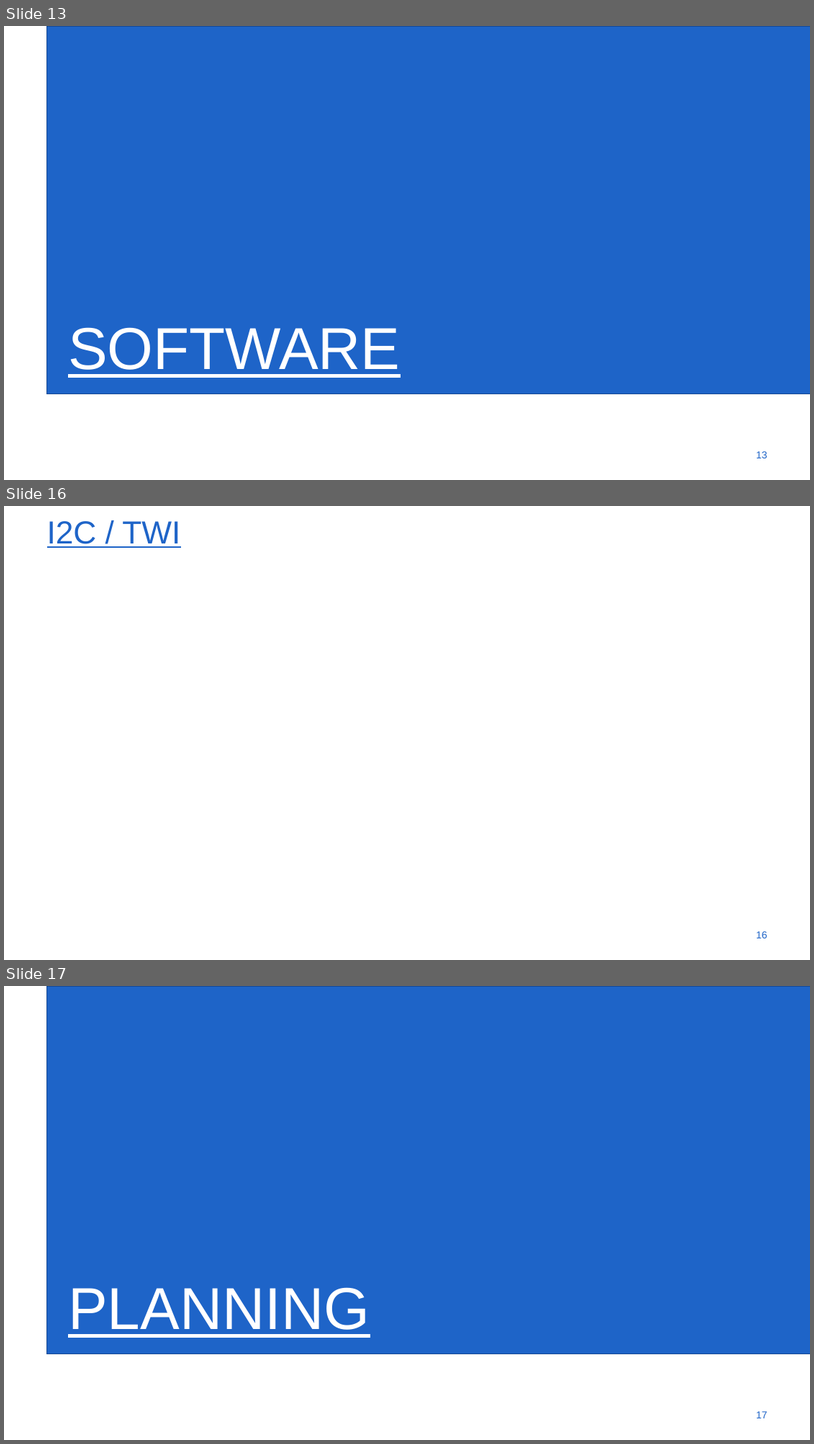
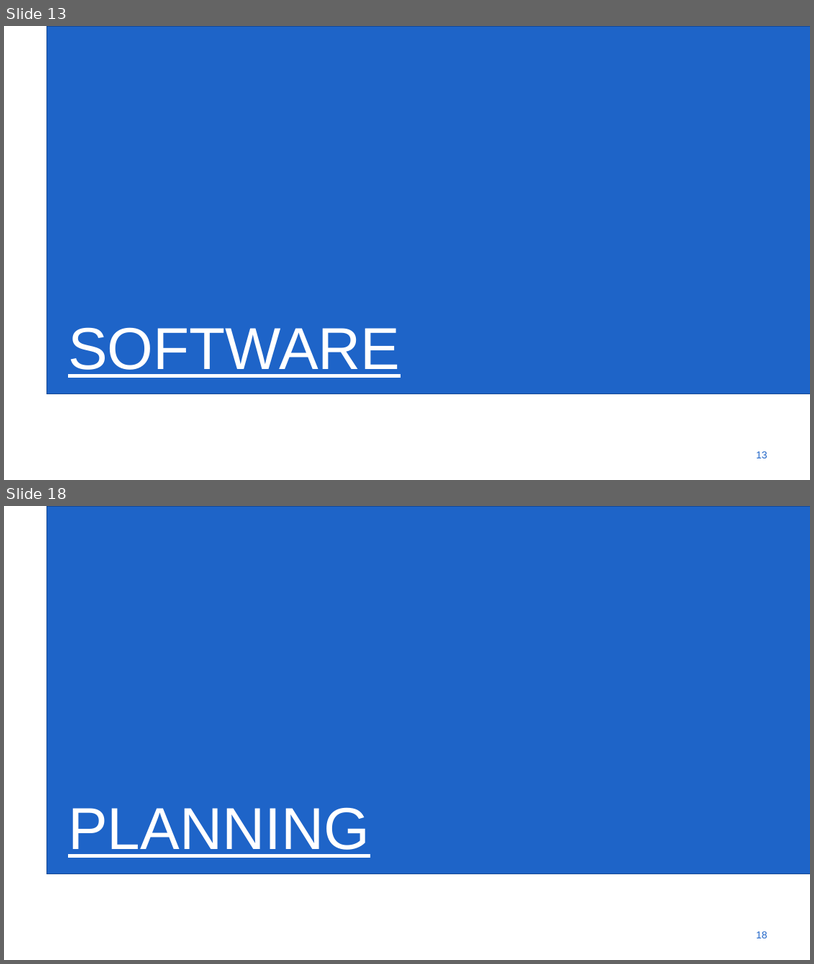
Before and after one commit to gartangh/Cross-Curricular-Project, a slide deck: VOP_Voorraadbeheer_Presentatie_1.pptx. Shown one above the other, each under a label of ours: slides 13, 16 and 17 before the commit, slides 13 and 18 after it; the slides between them are not shown. The pictures are 814x1444 and 814x964 pixels, drawn with LibreOffice and Linux fonts; fonts in the diff are those of the drawing; background and template pictures are left out. Boxes give left, top, right and bottom in pixels: in the first picture for what was removed or moved away, otherwise in the second. Text is boxed around its words. In the diff, an @@ line names an element or a change of style, - is before the commit and + after.

```diff
--- a/VOP_Voorraadbeheer_Presentatie_1.pptx
+++ b/VOP_Voorraadbeheer_Presentatie_1.pptx
@@ slide 16 removed at box(4, 506, 810, 960), background #FFFFFF @@
@@ title removed at box(47, 521, 180, 548) @@
-I2C / TWI
@@ page number removed at box(756, 931, 768, 938) @@
-16
@@ what was slide 17 is now slide 18 @@
@@ page number at box(756, 931, 768, 938): text changed @@
-17
+18
```
Also in this commit, not shown: 9 slides changed, 5 slides added, 3 other slides removed.
